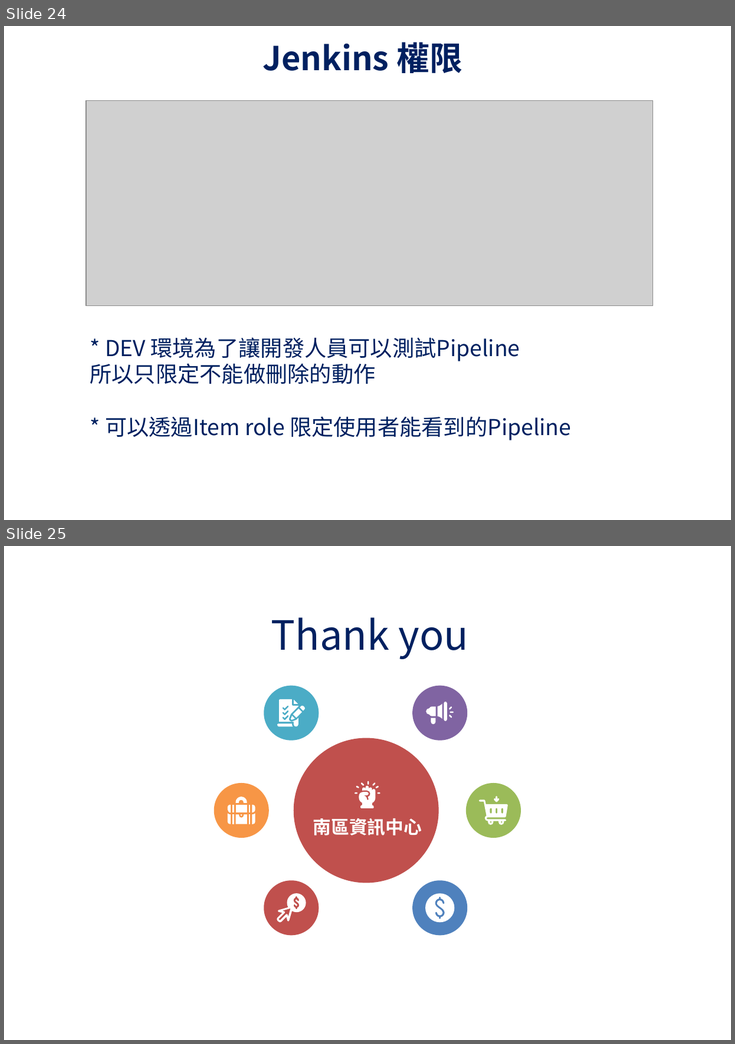
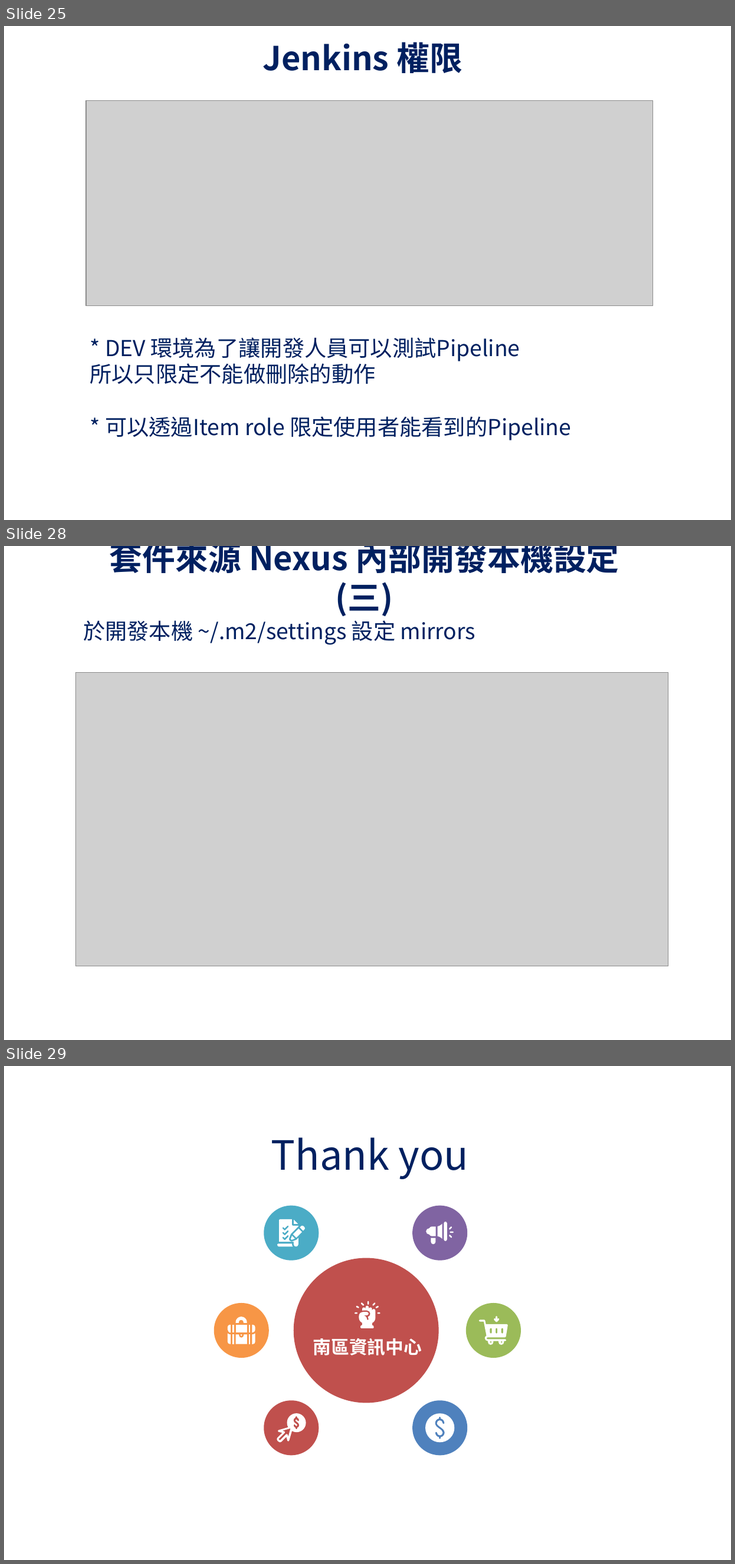
Before and after one commit to UDFWu/transfile, a slide deck: CICD Process.pptx. Shown one above the other, each under a label of ours: slides 24 and 25 before the commit, slides 25, 28 and 29 after it; the slides between them are not shown. The pictures are 735x1044 and 735x1564 pixels, drawn with LibreOffice and Linux fonts; fonts in the diff are those of the drawing; grey boxes stand for pictures; background and template pictures are left out. Boxes give left, top, right and bottom in pixels: in the first picture for what was removed or moved away, otherwise in the second. Text is boxed around its words. In the diff, an @@ line names an element or a change of style, - is before the commit and + after.

```diff
--- a/CICD Process.pptx
+++ b/CICD Process.pptx
@@ slide 28 added at [4,546,731,1040], background picture (left out) @@
@@ text added at [110,546,619,616], 36 pt, text #002060, bold @@
+套件來源 Nexus 內部開發本機設定(三)
@@ text added at [83,620,476,645], 24 pt, text #002060 @@
+於開發本機 ~/.m2/settings 設定 mirrors
@@ picture added at [76,673,668,967] @@
@@ what was slide 24 is now slide 25 @@
@@ what was slide 25 is now slide 29 @@
```
Also in this commit, not shown: 3 other slides added, 1 other file.
